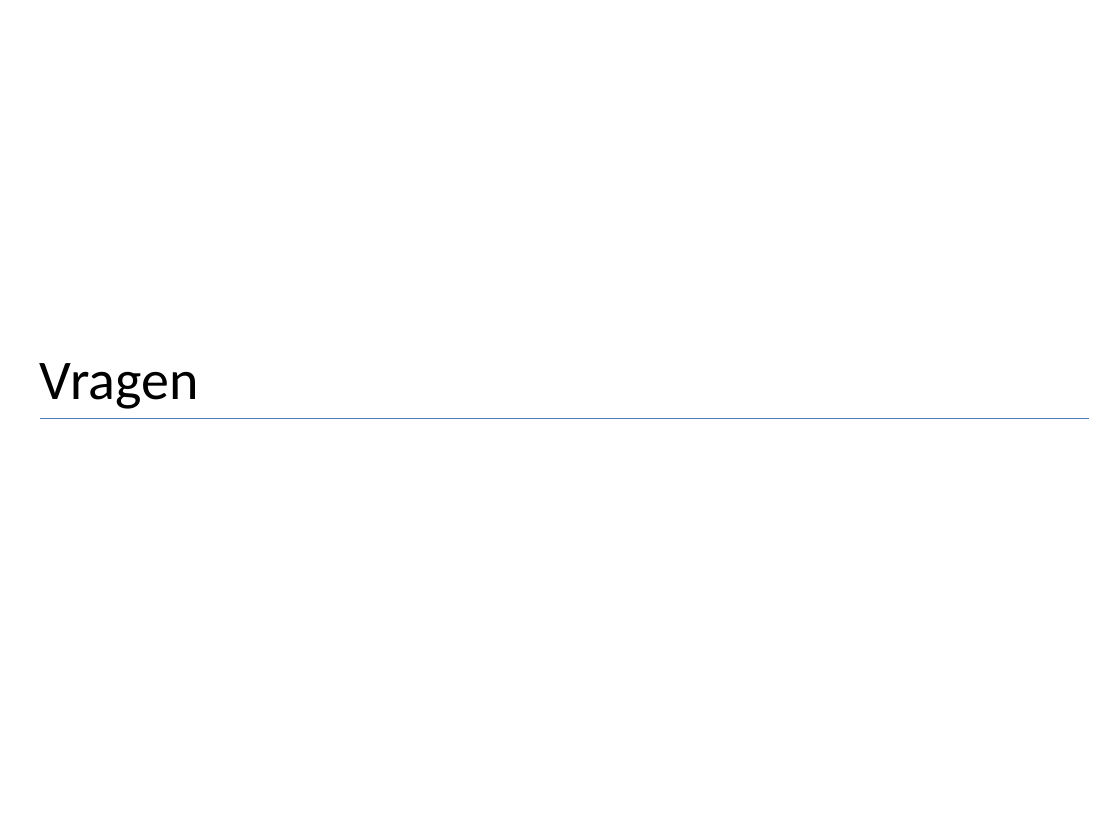
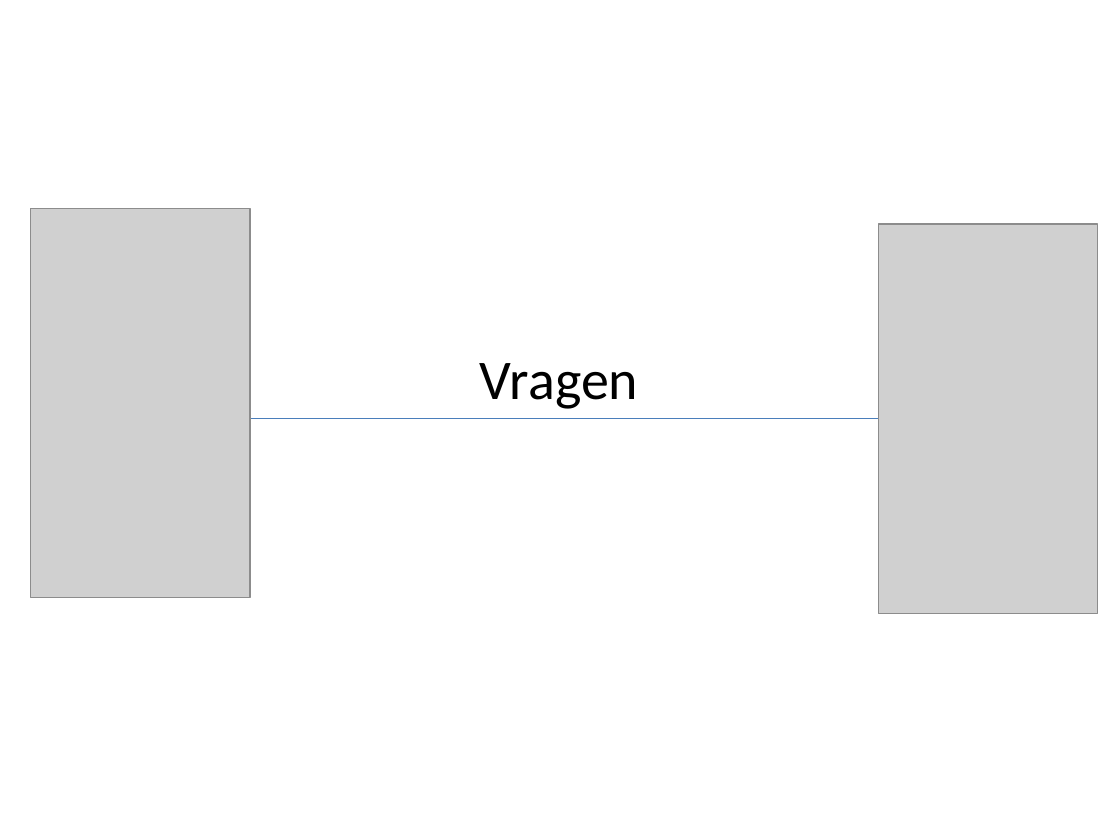
Before and after one commit to AlicedeVries/case, a slide deck: slide 12 of Case presentatie~6.pptx. Drawn at 1120x840 pixels with LibreOffice and Linux fonts; fonts in the diff are those of the drawing; grey boxes stand for pictures. Boxes give left, top, right and bottom in pixels: in the first picture for what was removed or moved away, otherwise in the second. Text is boxed around its words. In the diff, an @@ line names an element or a change of style, - is before the commit and + after.

```diff
--- a/Case presentatie~6.pptx
+++ b/Case presentatie~6.pptx
@@ picture added at [31,208,251,598] @@
@@ picture added at [878,224,1098,614] @@
@@ title "Vragen" at [480,363,639,409]: alignment left to centre @@
```
Also in this commit, not shown: 4 other slides changed, 3 other files.
